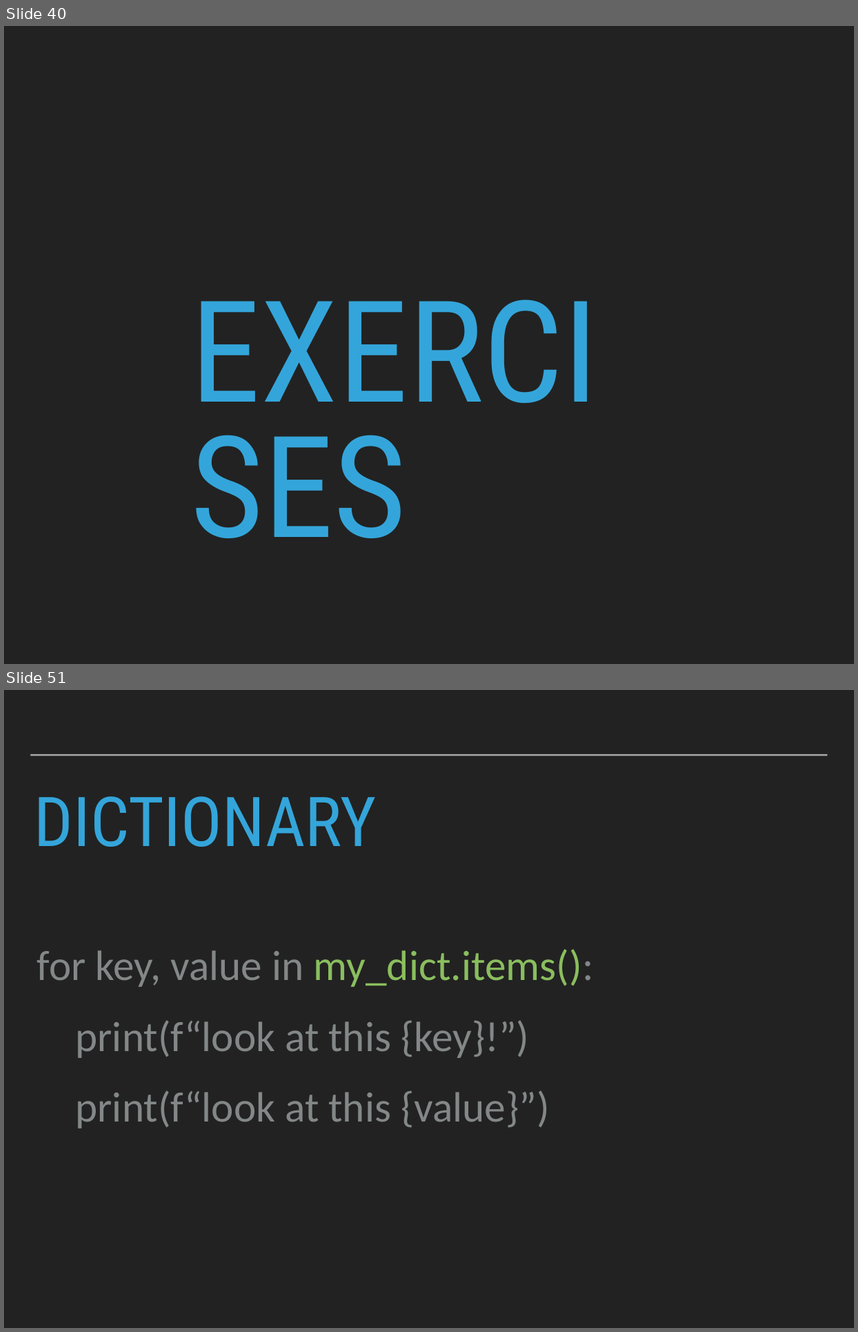
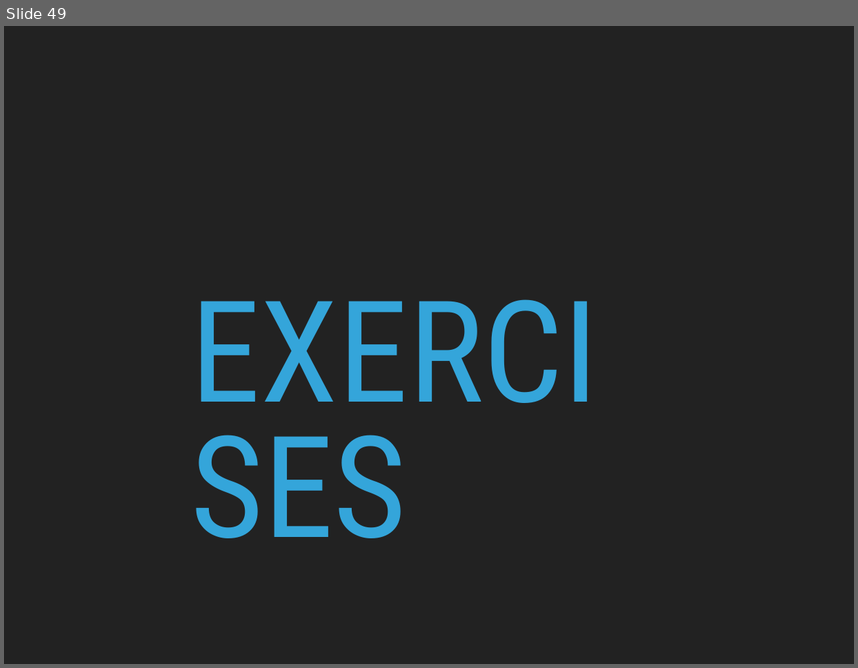
Before and after one commit to robcarrington/Week1_PythonForDataScience, a slide deck: Session2_Slides.pptx. Shown one above the other, each under a label of ours: slides 40 and 51 before the commit, slide 49 after it; the slides between them are not shown. The pictures are 858x1332 and 858x668 pixels, drawn with LibreOffice and Linux fonts; fonts in the diff are those of the drawing. Boxes give left, top, right and bottom in pixels: in the first picture for what was removed or moved away, otherwise in the second. Text is boxed around its words. In the diff, an @@ line names an element or a change of style, - is before the commit and + after.

```diff
--- a/Session2_Slides.pptx
+++ b/Session2_Slides.pptx
@@ slide 51 removed at bbox=[4, 690, 854, 1328], background #222222 @@
@@ line removed from (30, 755) to (828, 755) @@
@@ title removed at bbox=[34, 796, 376, 847] @@
-DICTIONARY
@@ text removed at bbox=[37, 949, 594, 1128] @@
-for key, value in my_dict.items():
-print(f“look at this {key}!”)
-print(f“look at this {value}”)
@@ what was slide 40 is now slide 49 @@
```
Also in this commit, not shown: 9 slides added, 11 other slides removed.
